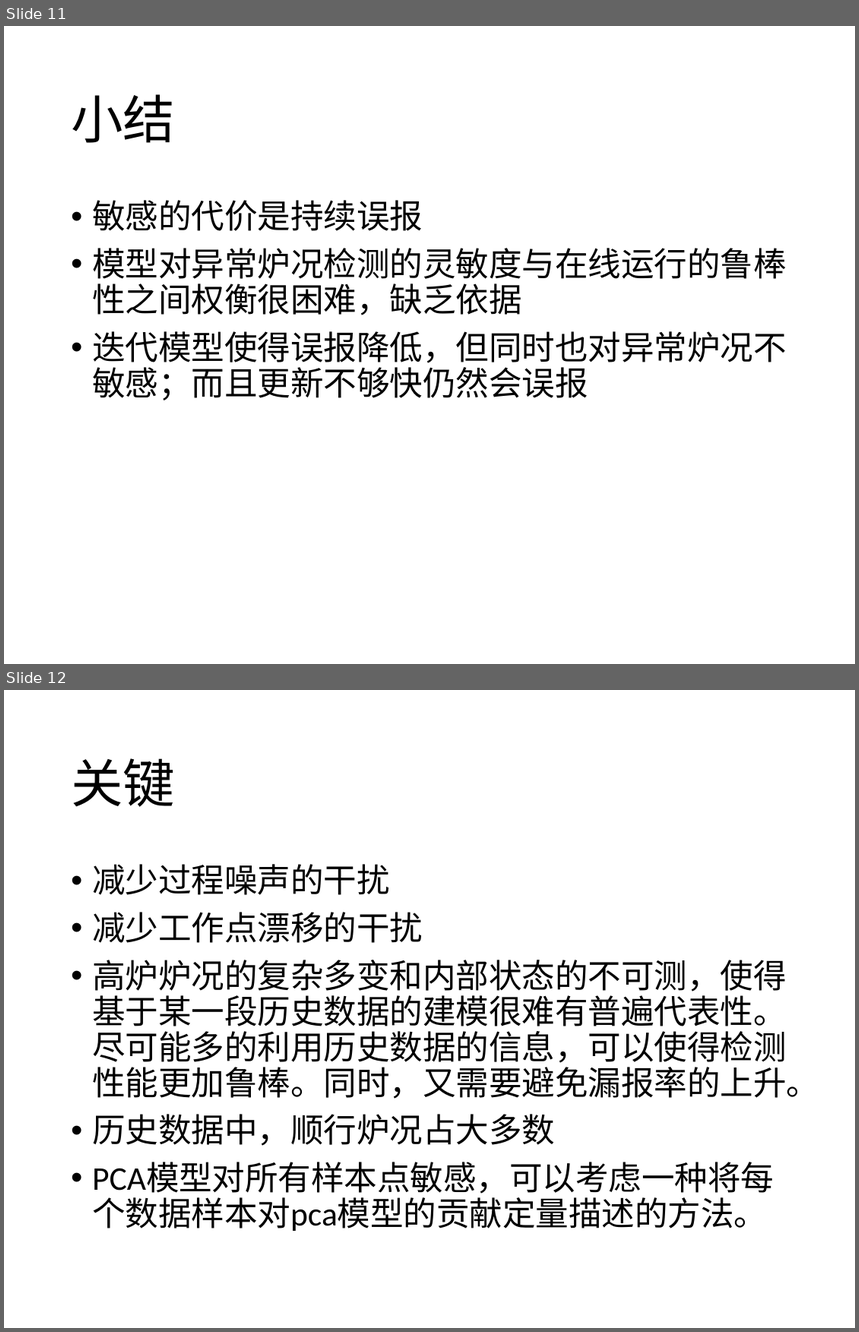
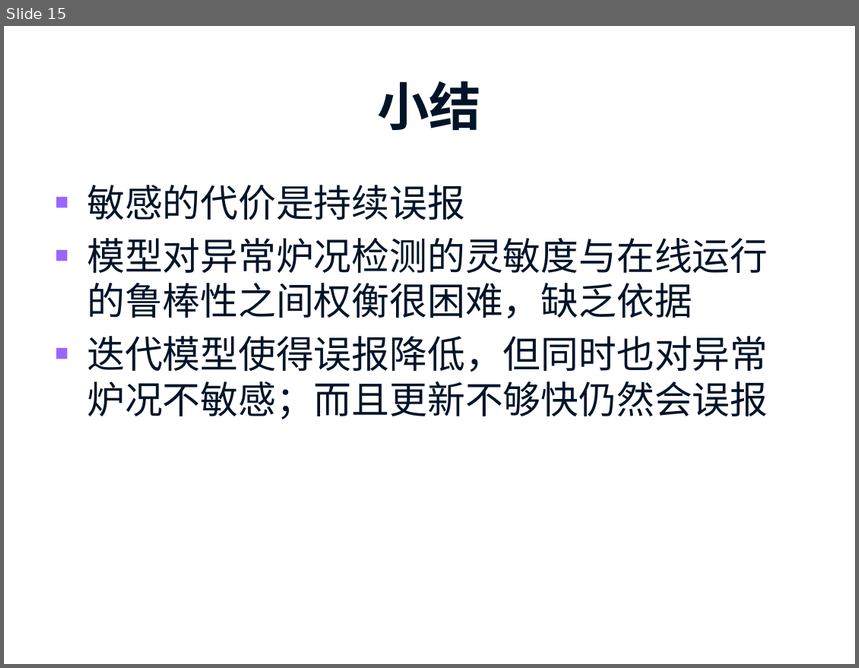
Before and after one commit to prm10/paper, a slide deck: presentation/msi.pptx. Shown one above the other, each under a label of ours: slides 11 and 12 before the commit, slide 15 after it. The pictures are 859x1332 and 859x668 pixels, drawn with LibreOffice and Linux fonts; fonts in the diff are those of the drawing; background and template pictures are left out. Boxes give left, top, right and bottom in pixels: in the first picture for what was removed or moved away, otherwise in the second. Text is boxed around its words. In the diff, an @@ line names an element or a change of style, - is before the commit and + after.

```diff
--- a/presentation/msi.pptx
+++ b/presentation/msi.pptx
@@ slide 12 removed at bbox=[4, 690, 855, 1328], background #FFFFFF @@
@@ title removed at bbox=[71, 758, 175, 807] @@
-关键
@@ text removed at bbox=[92, 864, 819, 1231] @@
-• 减少过程噪声的干扰
-• 减少工作点漂移的干扰
-• 高炉炉况的复杂多变和内部状态的不可测，使得基于某一段历史数据的建模很难有普遍代表性。尽可能多的利用历史数据的信息，可以使得检测性能更加鲁棒。同时，又需要避免漏报率的上升。
-• 历史数据中，顺行炉况占大多数
-• PCA模型对所有样本点敏感，可以考虑一种将每个数据样本对pca模型的贡献定量描述的方法。
@@ what was slide 11 is now slide 15 @@
@@ slide 15 changed as well @@
@@ title "小结": place and size @@
-title "小结" at bbox=[71, 94, 175, 143]
+title "小结" at bbox=[377, 81, 481, 130]
@@ title "小结" at bbox=[377, 81, 481, 130]: font Calibri to Times New Roman, text colour #000000 to #001428, bold on; alignment left to centre; line spacing 0.9 to 1 @@
@@ text "敏感的代价是持续误报": place and size @@
-text "敏感的代价是持续误报" at bbox=[92, 200, 786, 401]
+text "敏感的代价是持续误报" at bbox=[87, 185, 768, 420]
@@ text "敏感的代价是持续误报" at bbox=[87, 185, 768, 420]: size 28 to 32 pt, font Calibri to Times New Roman, text colour #000000 to #001428; bullet • to ■; line spacing 0.9 to 1; less space between paragraphs @@
```
Also in this commit, not shown: 20 other slides changed, 9 slides added, 1 other file.
